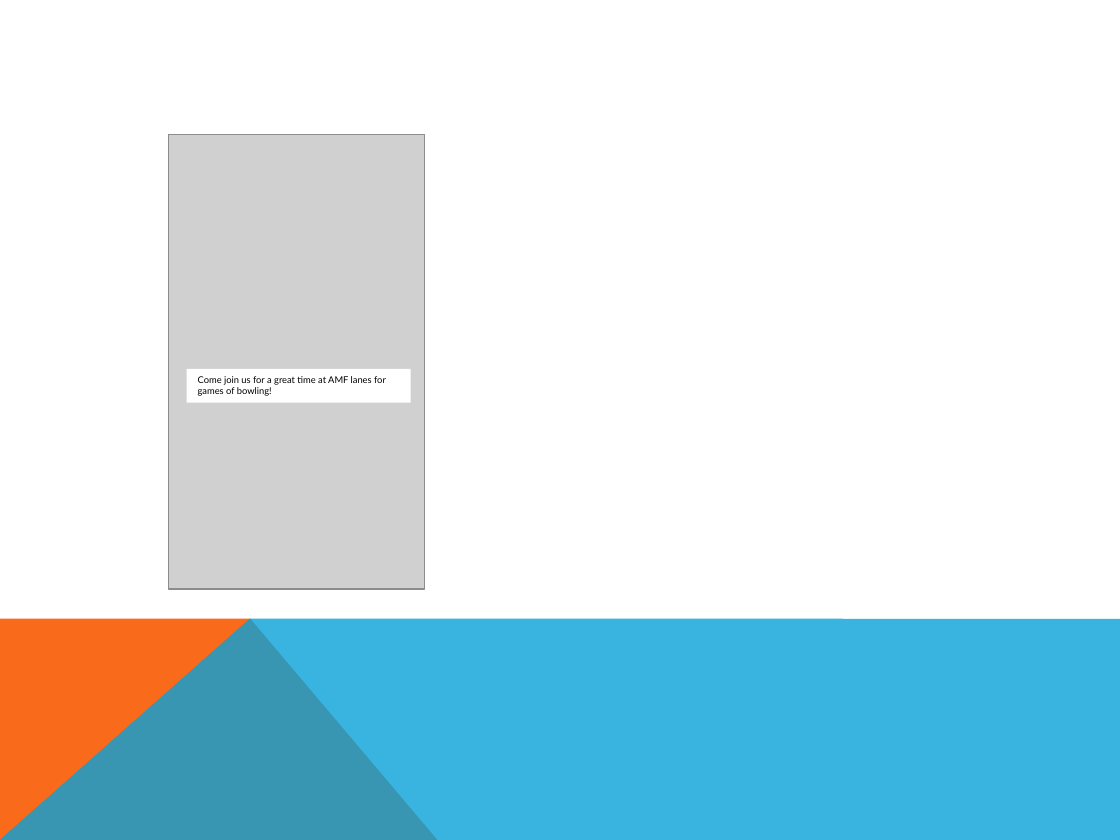
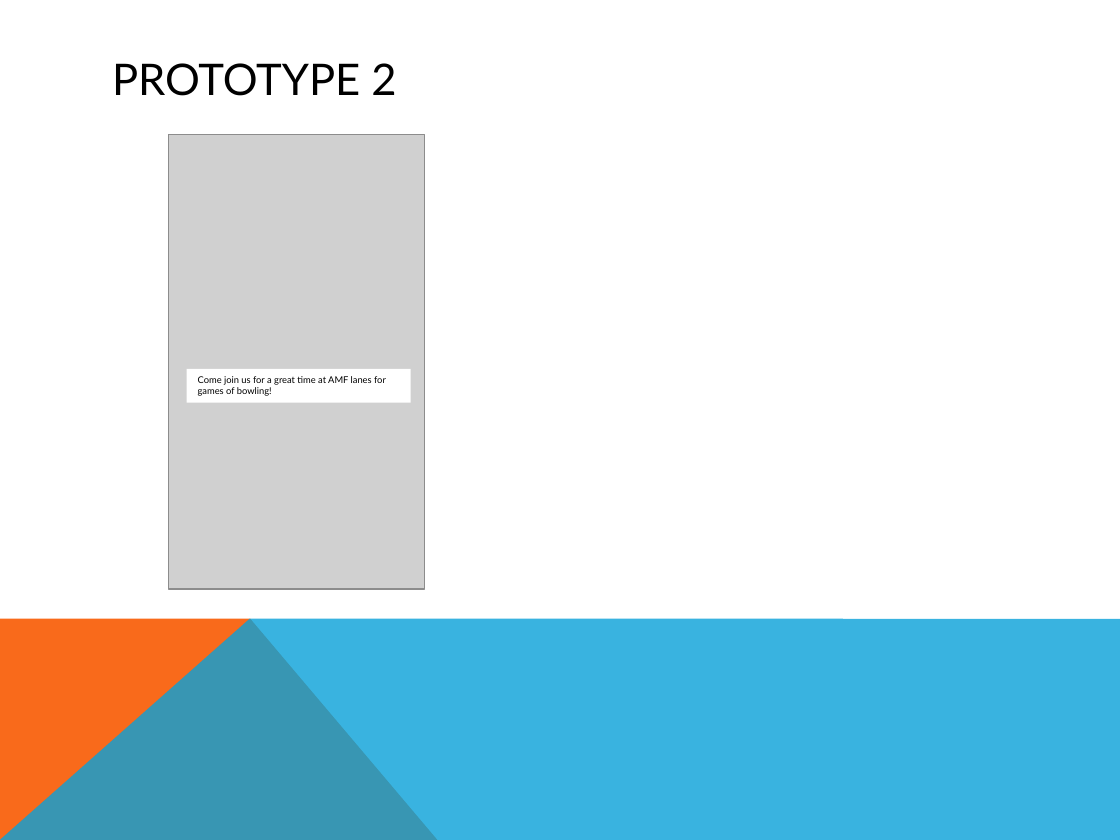
Before and after one commit to asu-cis-capstone/friendzone, a slide deck: slide 8 of FriendZone v 2.1.pptx. Drawn at 1120x840 pixels with LibreOffice and Linux fonts; fonts in the diff are those of the drawing; grey boxes stand for pictures. Boxes give left, top, right and bottom in pixels: in the first picture for what was removed or moved away, otherwise in the second. Text is boxed around its words. In the diff, an @@ line names an element or a change of style, - is before the commit and + after.

Commit message:
powerpoint update

```diff
--- a/FriendZone v 2.1.pptx
+++ b/FriendZone v 2.1.pptx
@@ title added at <box>112,63,396,96</box>, 28 pt, text #000000 @@
+PROTOTYPE 2
```
Also in this commit, not shown: 2 other slides changed, 4 slides added, 3 slides removed.
